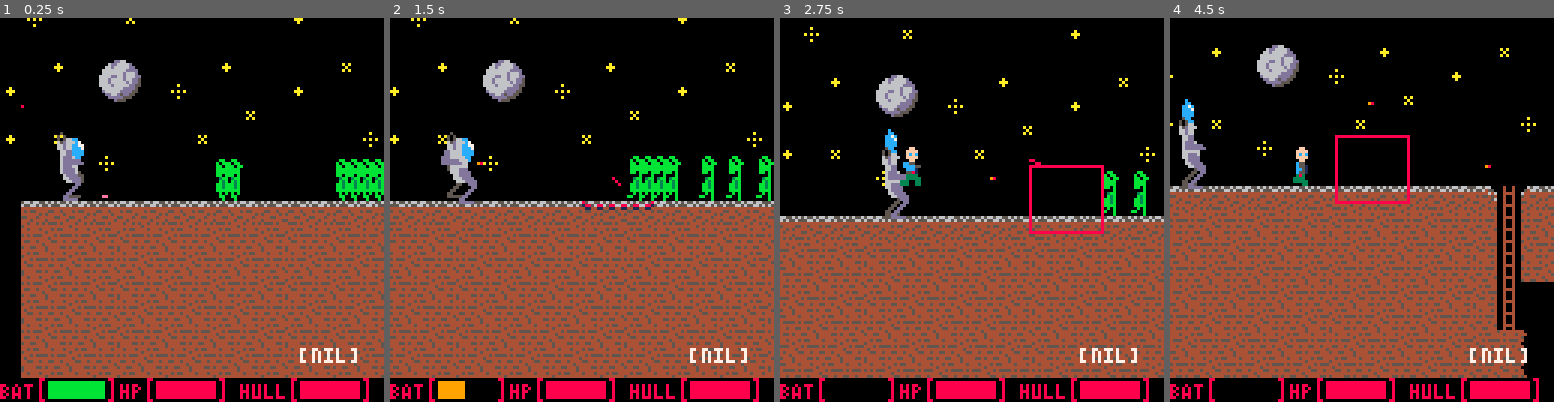
Above: before the commit, frames 1-4 (left to right).
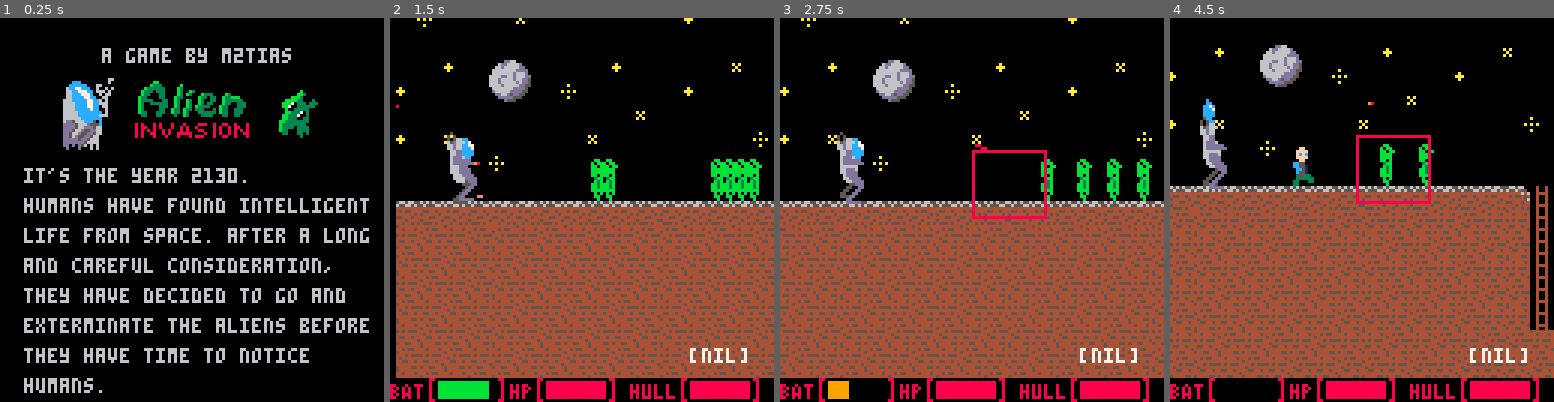
Above: after the commit, the same moments.

Repository: M2tias/LD39
Game: PICO-8 cartridge carts/mech.p8
The game is run twice, just before and just after one commit, with the same random seed, the same clock (stepped at 60 frames per second) and the same inputs.
Inputs:
- Up to frame 1 (0.25 s): no input
- Up to frame 2 (1.5 s): tap O (Z key) at 0.33, 0.7, 1.43 s; tap X (X key) at 1.07 s
- Up to frame 3 (2.75 s): hold Left 1.97-2.37 s; tap X (X key) at 2.07, 2.4, 2.73 s; tap O (Z key) at 2.22 s; hold Down from 2.42 s (still down)
- Up to frame 4 (4.5 s): release Down at 2.82 s; hold Right 2.87-3.53 s; tap X (X key) every 0.33 s from 3.07 to 4.4 s; tap O (Z key) at 3.1, 3.98 s; hold Up 3.58-4.08 s; hold Right from 4.13 s (still down)

The runs differ from the first frame. In frame 1, 56% of the frame differs, in the area x 0-100%, y 0-100%; in frame 2, 20%; in frame 3, 29%; in frame 4, 22%.

Commit message:
loooooots of stuf

Diff:
--- a/carts/mech.p8
+++ b/carts/mech.p8
@@ -4,28 +4,11 @@
 --[[]
 todo
 ---------
-- draw bullets for mech (use the same as char?)
-
-- overground enemies don't stay grouped up when coming to the screen
-- overground enemies need health and mech should deal more damage than char
-
+- bullets should stop at walls
+- dying
+- ending, trigger = flag 7
+- more intro?
 - p a r t i c l e s
-
-done?
-----------------
-- overground enemies walk when visible
-- underground enemies need collision detection
-	+ they shouldn't drop from ledges either
-- jumping into the mech
-- picking up batteries
-- animate char's walking
-- animate shooting, mech --bugged to hell
-- animate walking, mech
-- remove 4th battery on one dungeon
-- levels
-	+ good spacing
-	+ battery should last if good strat is used
-- backdrop?
 
 ]]--
 
@@ -93,6 +76,8 @@
 
 
 intro = true
+intro_page = 0
+last_page = 2
 music_ = true
 
 frames1 = {0, 1, 2, 3, 4}
@@ -177,7 +162,13 @@
 	--mech.battery = mech.battery - 0.05
 	if(intro) then
 		--create_ground_enemies()
-		intro = false
+		if(btnp() ~= 0) then
+			if(intro_page == last_page) then
+				intro = false
+			else
+				intro_page = intro_page + 1
+			end
+		end
 	else
 		mech_update(current_t)
 		char_update(current_t)
@@ -241,7 +232,9 @@
 
 	if(btnp(4, 0)) then
 		char.aiming = true
-		char_shoot()
+		if(char.shootframes == 0) then
+			char_shoot()
+		end
 	elseif(btnp(5, 0)) then
 		--create_underground_enemy()
 		pick_up_battery()
@@ -491,7 +484,7 @@
 
 function char_shoot()
 	add(bullets, {x = char.x, y = char.y+8, dir = char.flipx, damage = 1})
-	char.shootframes = 3
+	char.shootframes = 6
 	sfx(1)
 end
 
@@ -608,7 +601,41 @@
 end
 
 function intro_draw()
-
+	cls()
+
+	print("a game by m2tias", 34, 10)
+	spr(21, 20, 20, 3, 3)
+	spr(46, 90, 24, 2, 2)
+	spr(144, 44, 20, 5, 3)
+
+	if(intro_page == 0) then
+		print("it's the year 2130.", 8, 50)
+		print("humans have found intelligent", 8, 60)
+		print("life from space. after a long", 8, 70)
+		print("and careful consideration,", 8, 80)
+		print("they have decided to go and", 8, 90)
+		print("exterminate the aliens before", 8, 100)
+		print("they have time to notice", 8, 110)
+		print("humans.", 8, 120)
+	elseif(intro_page == 1) then
+		print("go a head and infiltrate", 8, 50)
+		print("the alien planet using", 8, 60)
+		print("your mecha and destroy", 8, 70)
+		print("the planet's core!", 8, 80)
+		print("mecha moves on its own, shoot", 8, 90)
+		print("with buttons 1 and 2. if you", 8, 100)
+		print("run out of power walk around ", 8, 110)
+		print("using arrows.", 8, 120)
+	else
+		print("our probes noticed that the", 8, 50)
+		print("aliens on the surface of the", 8, 60)
+		print("planet are much much stronger", 8, 70)
+		print("than in the caverns. your", 8, 80)
+		print("handgun might not be enough.", 8, 90)
+		print("also, be careful with the", 8, 100)
+		print("rockets. the battery in the", 8, 110)
+		print("mecha is rather small.", 8, 120)
+	end
 end
 
 function game_draw()
@@ -695,7 +722,9 @@
 		if(char.aiming or char.shootframes > 0) then
 			spr(65, char.x, char.y, 1, 1, char.flipx)
 			spr(96, char.x, char.y+8, 1, 1, char.flipx)
-			char.shootframes = char.shootframes - 1
+			if(char.shootframes > 0) then
+				char.shootframes = char.shootframes - 1
+			end
 		else
 			-- todo: twitches at the highest point of jump
 			if(char.speed.x ~= 0 and not char.jump) then
@@ -910,7 +939,7 @@
 
 
 __gff__
-0001010101010108000000000000000000010100000000000000000000000000000101000000000080808080808000000000000000000000010101010101000000000000000000000000100000400204000000000000000000000000000000000000000000000000000020000000000000000000000000000000000000000000
+0001010101010108000000000000000000010100000000000000000000000000000101000000000080808080808010000000000000000000010101010101000000000000000000000000100000400204000000000000000000000000000000000000000000000000000020000000000000000000000000000000000000000000
 0000000000000000000000000000000000000000000000000000000000000000000000000000000000000000000000000000000000000000000000000000000000000000000000000000000000000000000000000000000000000000000000000000000000000000000000000000000000000000000000000000000000000000
 __map__
 0000000000000000000000000000000000000000000000000000000000000000000000000000000000000000000000000000000000000000000000000000000000000000000000000000000000000000000000000000000000000000000000000000000000000000000000000000000000000000000000000000000000000000
Not shown, changed: 41 lines of the sprite sheet (__gfx__) section of carts/mech.p8
Not shown, changed: config.txt
